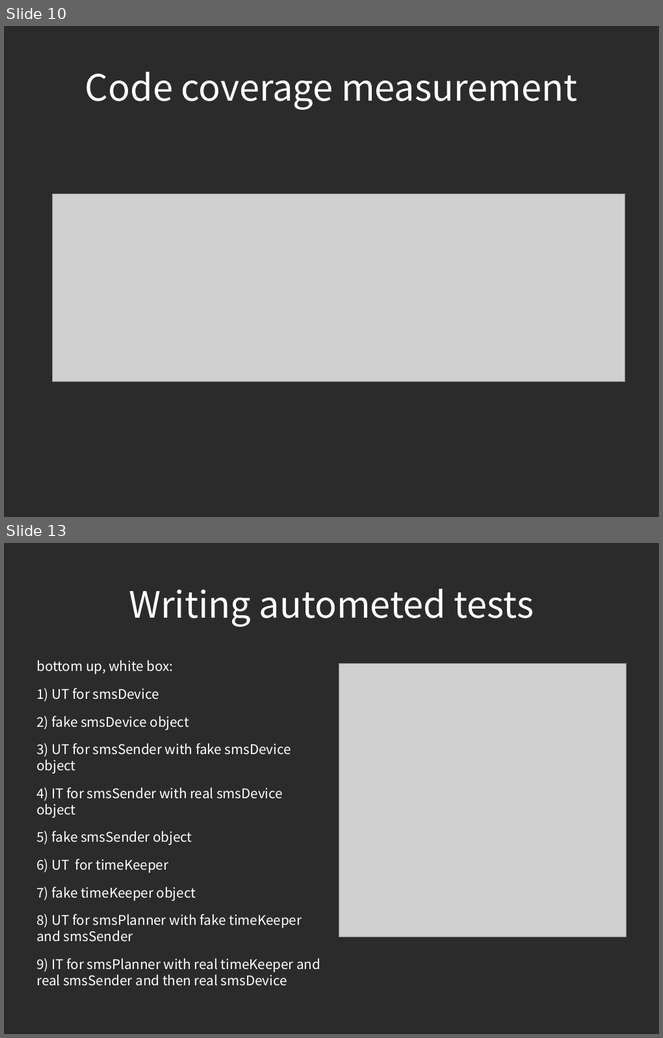
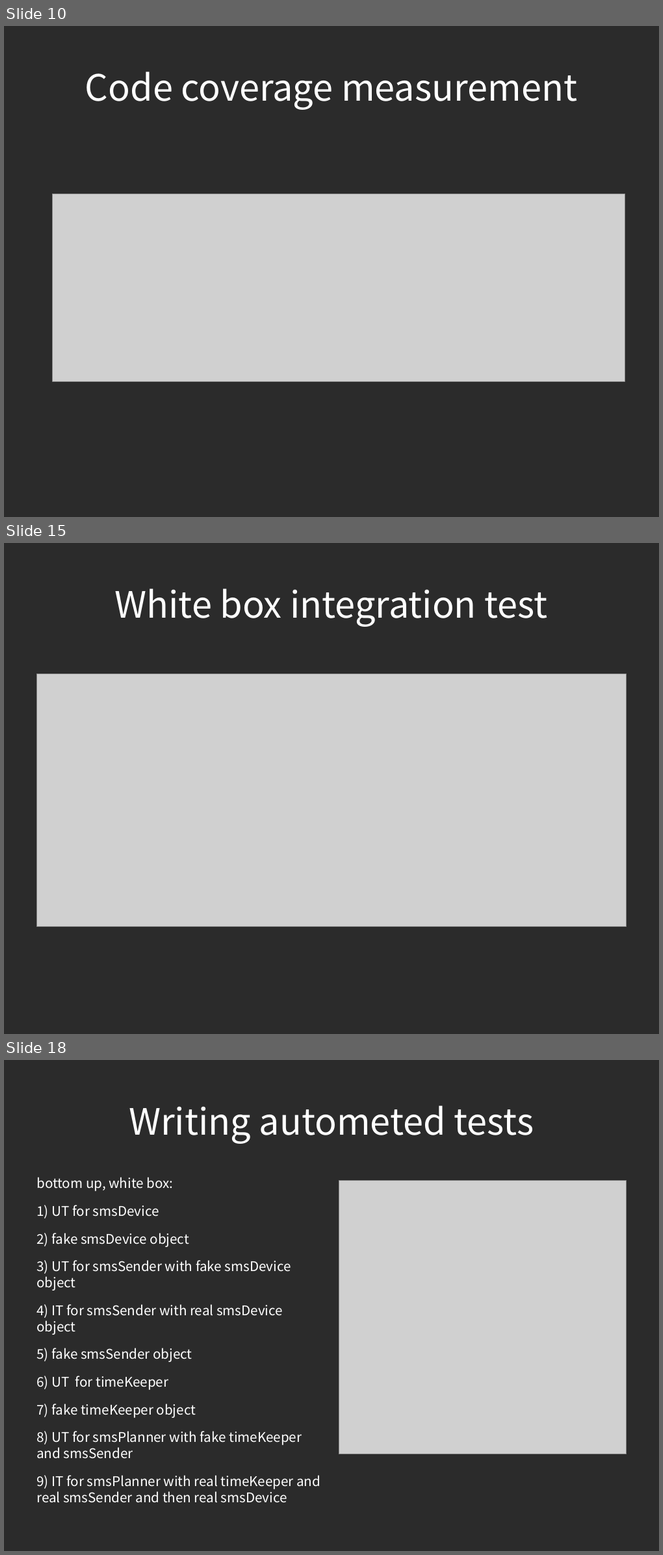
Before and after one commit to piotrek24061988/AutomaticTesting, a slide deck: module1/doc/AutomatedTesting.odp. Shown one above the other, each under a label of ours: slides 10 and 13 before the commit, slides 10, 15 and 18 after it; the slides between them are not shown. The pictures are 663x1038 and 663x1555 pixels, drawn with LibreOffice and Linux fonts; fonts in the diff are those of the drawing; grey boxes stand for pictures; background and template pictures are left out; a plain dark background stands for a picture behind light text. Boxes give left, top, right and bottom in pixels: in the first picture for what was removed or moved away, otherwise in the second. Text is boxed around its words. In the diff, an @@ line names an element or a change of style, - is before the commit and + after.

Commit message:
presentation update black box / white box / ut / it

```diff
--- a/module1/doc/AutomatedTesting.odp
+++ b/module1/doc/AutomatedTesting.odp
@@ slide 15 added at (4,543,659,1034), background picture (left out) @@
@@ title added at (115,589,548,627), 44 pt, text #FFFFFF @@
+White box integration test
@@ picture added at (36,674,627,927) @@
@@ what was slide 13 is now slide 18 @@
```
Also in this commit, not shown: 2 slides changed, 5 other slides added.
